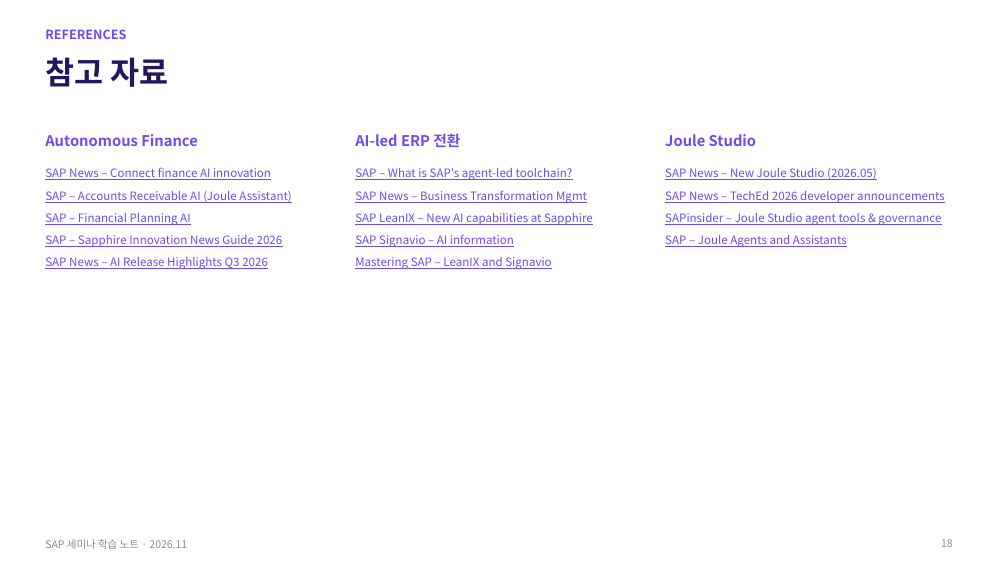
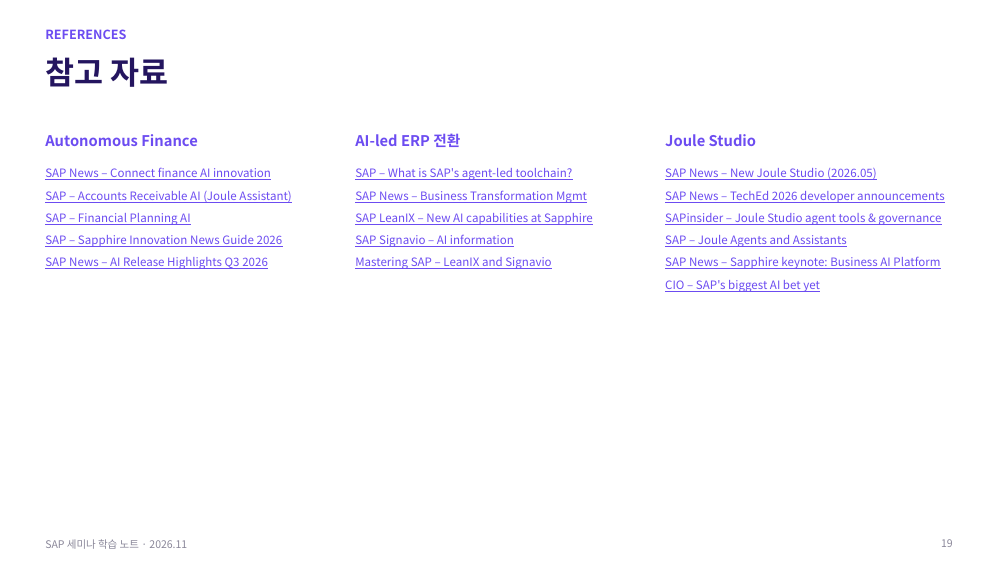
Before and after one commit to qhsghks9/qhsghks, a slide deck: slide 19 of SAP_Seminar_Notes.pptx (slide 18 before the commit). Drawn at 1008x567 pixels with LibreOffice and Linux fonts; fonts in the diff are those of the drawing. Boxes give left, top, right and bottom in pixels: in the first picture for what was removed or moved away, otherwise in the second. Text is boxed around its words. In the diff, an @@ line names an element or a change of style, - is before the commit and + after.

```diff
--- a/SAP_Seminar_Notes.pptx
+++ b/SAP_Seminar_Notes.pptx
@@ text at (665, 256, 940, 292): paragraphs added @@
+SAP News – Sapphire keynote: Business AI Platform
+CIO – SAP's biggest AI bet yet
```
Also in this commit, not shown: 1 slide added.
